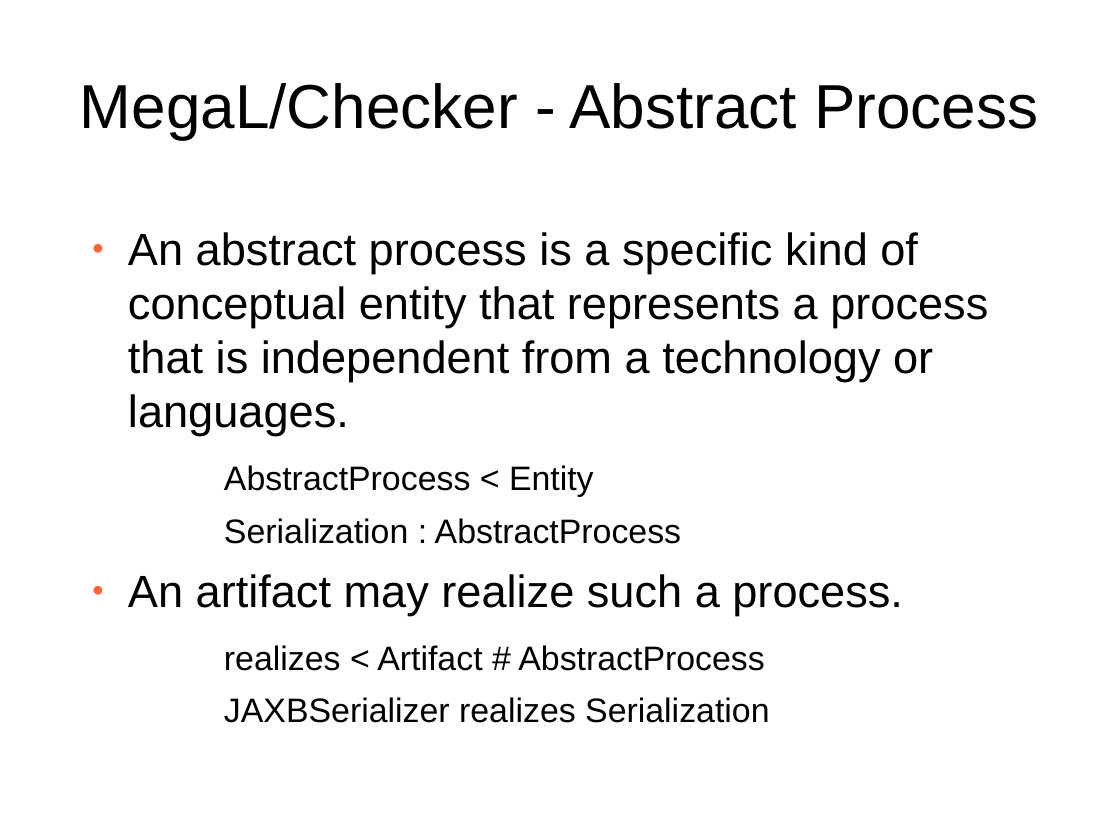
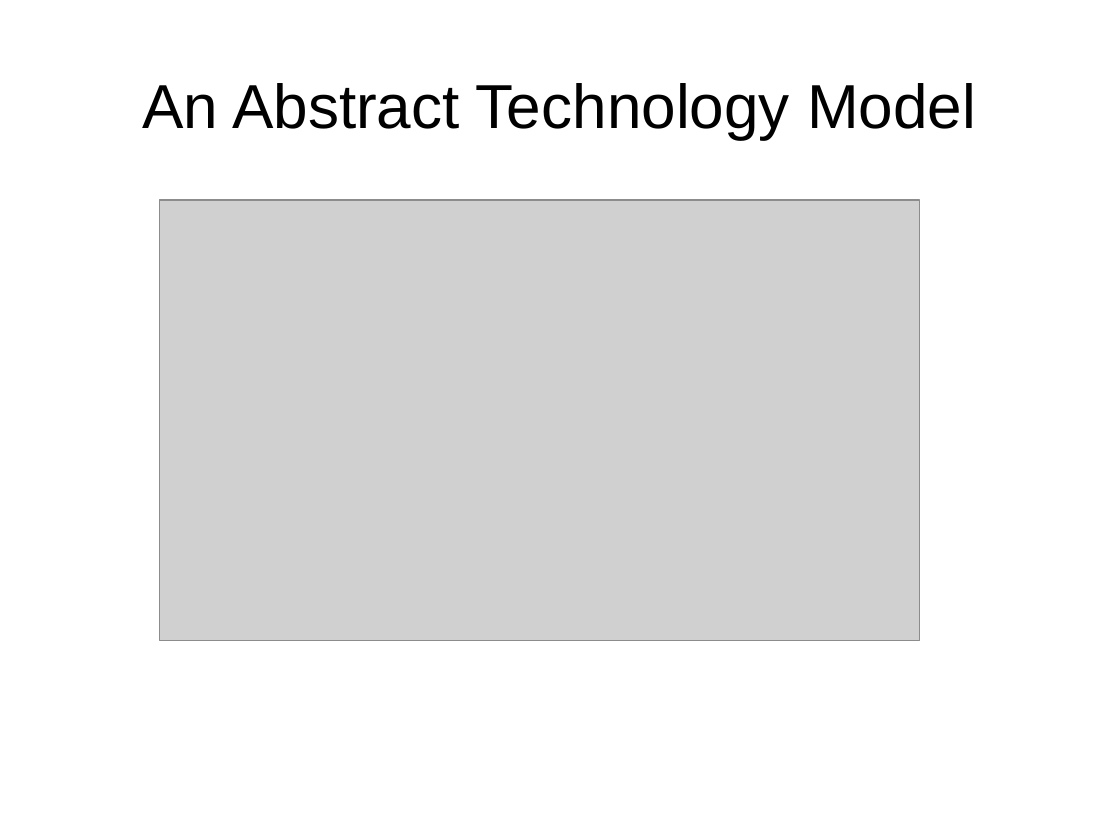
Before and after one commit to softlang/megalib, a slide deck: slide 7 of docs/LanguageDescription.odp (slide 19 before the commit). Drawn at 1120x840 pixels with LibreOffice and Linux fonts; fonts in the diff are those of the drawing; grey boxes stand for pictures; background and template pictures are left out. Boxes give left, top, right and bottom in pixels: in the first picture for what was removed or moved away, otherwise in the second. Text is boxed around its words. In the diff, an @@ line names an element or a change of style, - is before the commit and + after.

```diff
--- a/docs/LanguageDescription.odp
+++ b/docs/LanguageDescription.odp
@@ title at (143, 83, 976, 139): text changed @@
-MegaL/Checker - Abstract Process
+An Abstract Technology Model
@@ picture added at (160, 200, 920, 640) @@
@@ text removed at (128, 232, 988, 723) @@
-● An abstract process is a specific kind of conceptual entity that represents a process that is independent from a technology or languages.
-    − AbstractProcess < Entity
-    − Serialization : AbstractProcess
-● An artifact may realize such a process.
-    − realizes < Artifact # AbstractProcess
-    − JAXBSerializer realizes Serialization
```
Also in this commit, not shown: 12 other slides changed, 9 slides added, 4 slides removed, 1 other file.
